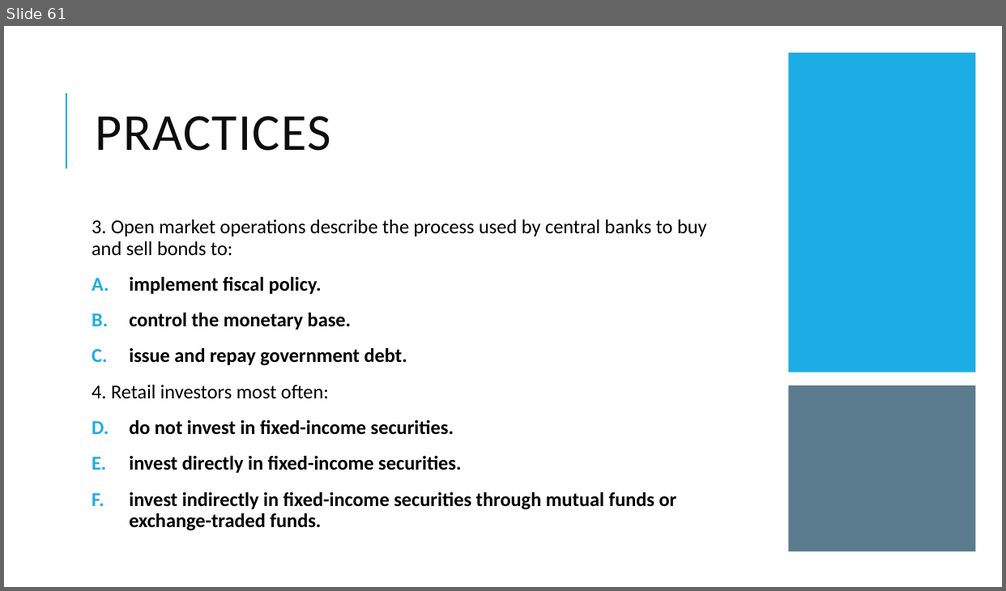
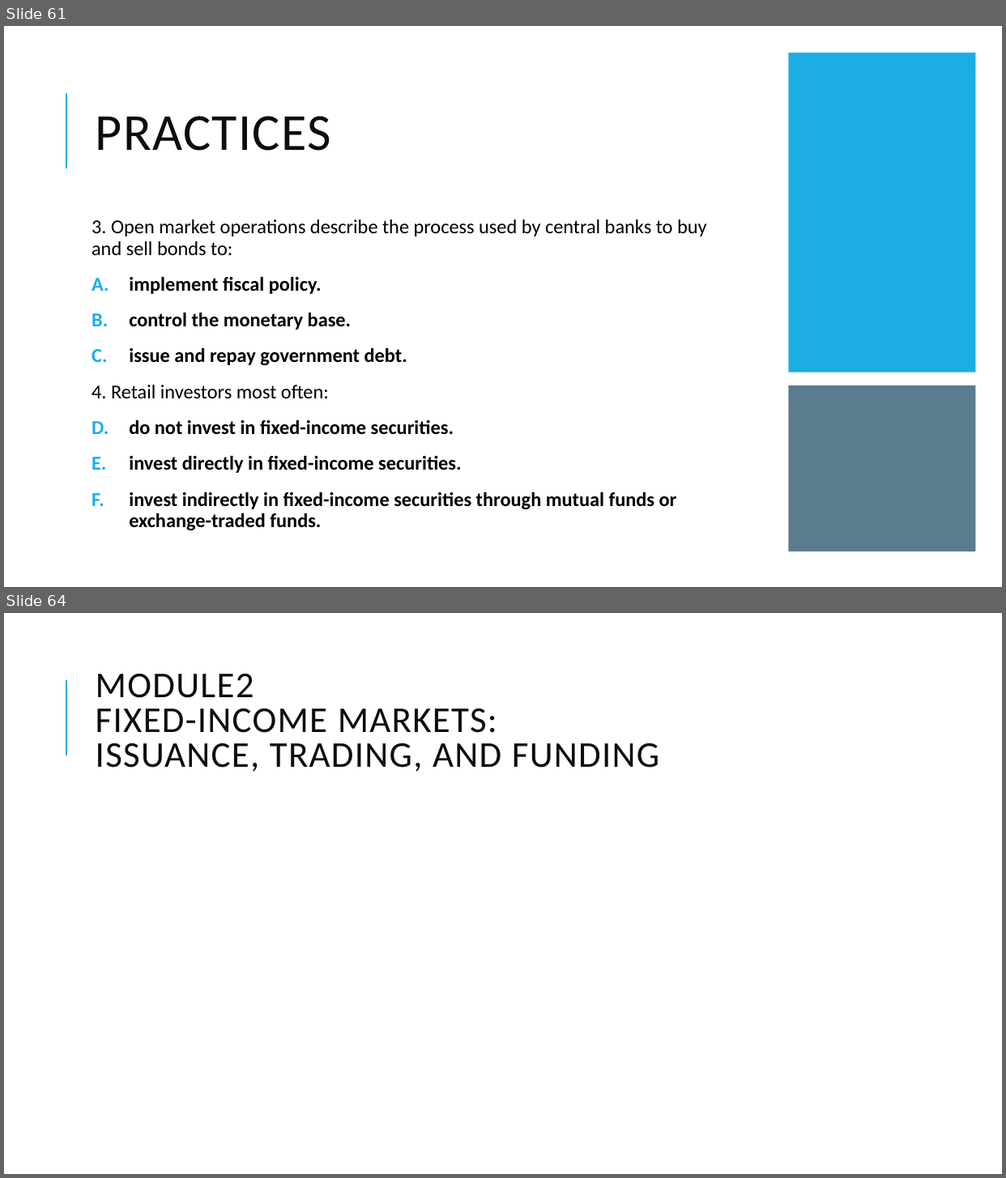
Before and after one commit to Isco0530/data, a slide deck: Fixed Income.pptx. Shown one above the other, each under a label of ours: slide 61 before the commit, slides 61 and 64 after it; the slides between them are not shown. The pictures are 1006x591 and 1006x1178 pixels, drawn with LibreOffice and Linux fonts; fonts in the diff are those of the drawing. Boxes give left, top, right and bottom in pixels: in the first picture for what was removed or moved away, otherwise in the second. Text is boxed around its words. In the diff, an @@ line names an element or a change of style, - is before the commit and + after.

```diff
--- a/Fixed Income.pptx
+++ b/Fixed Income.pptx
@@ slide 64 added at (x1=4, y1=613, x2=1002, y2=1174), background #FFFFFF; not listed: 1 template element that a slide beside it also shows @@
@@ title added at (x1=96, y1=674, x2=659, y2=772), 35 pt, text #0D0D0D @@
+MODULE2
+FIXED-INCOME MARKETS:
+ISSUANCE, TRADING, AND FUNDING
```
Also in this commit, not shown: 1 slide changed, 2 other slides added, 1 other file.
